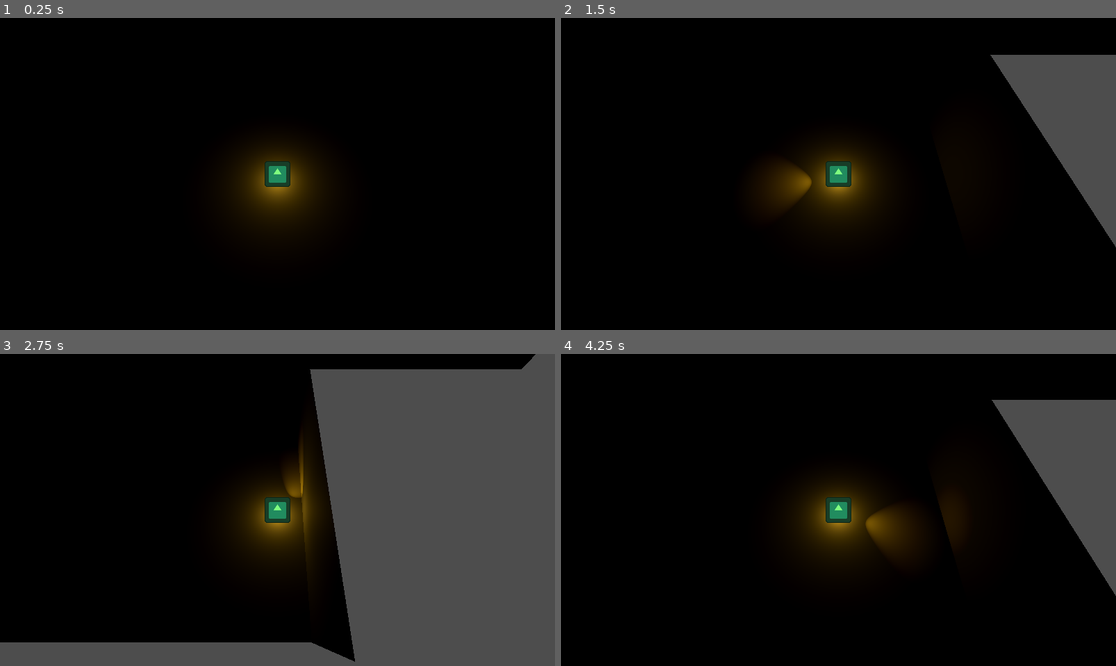
Above: before the commit, frames 1-4 (two rows, left to right).
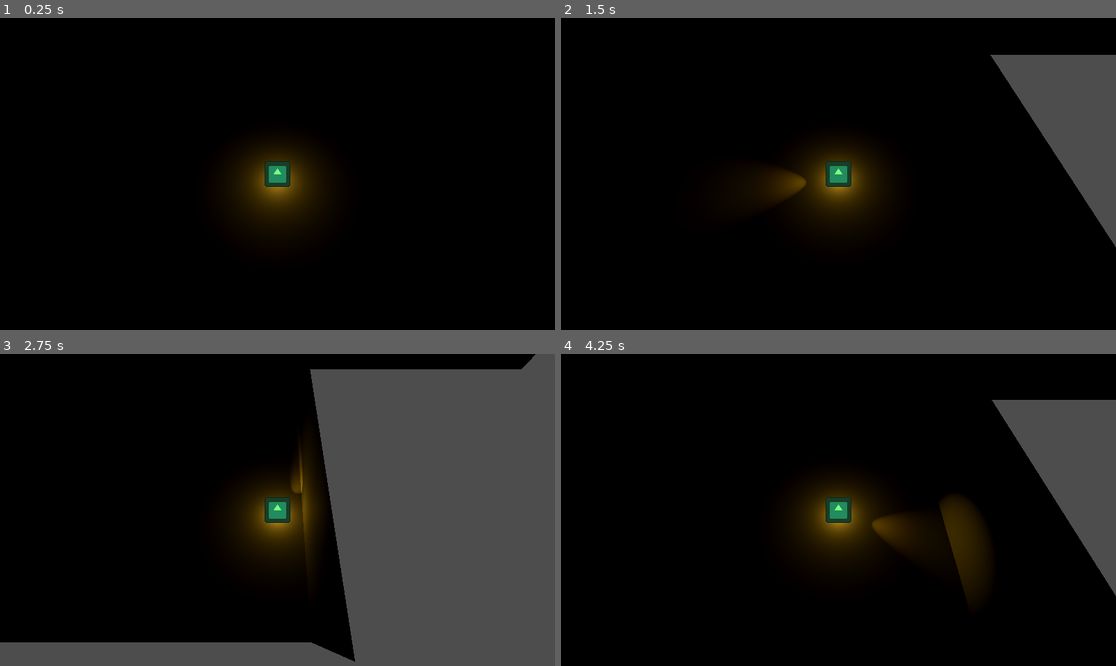
Above: after the commit, the same moments.

Repository: Rusty-Rat-Studios/dead-living-and-dying
Game: Godot game, scene res://game.tscn
Two runs of this game, one before a commit and one after it. Both use one fixed random seed, a clock stepped at 60 frames per second and the inputs below. The engine's default icon, where the game draws it, is replaced by a stand-in: a white triangle on a blue panel in a dark square.
Inputs (mouse positions are in pixels of both pictures, inside the frame that each line leads up to):
- Up to frame 1 (0.25 s): no input
- Up to frame 2 (1.5 s): tap Enter at 0.5 s; move the mouse to (960, 158) at 0.52 s; hold Right (ui_right) 0.53-1.28 s; move the mouse to (727, 189) at 1.27 s; hold Down (ui_down) from 1.28 s (still down)
- Up to frame 3 (2.75 s): move the mouse to (333, 441) at 2.02 s; release Down (ui_down) at 2.03 s; hold Right (ui_right) from 2.03 s (still down)
- Up to frame 4 (4.25 s): move the mouse to (810, 572) at 2.77 s; release Right (ui_right) at 2.78 s; hold Up (ui_up) 2.78-3.53 s; move the mouse to (1005, 556) at 3.52 s; hold Left (ui_left) from 3.53 s (still down)

The runs differ from the first frame. In frame 2, 0.2% of the frame differs, in the area x 39-46%, y 47-61%; in frame 3, 0.1%; in frame 4, 1.1%, in the area x 54-76%, y 49-78%.

Commit message:
State change updates spotlight strength

Diff:
--- a/player.tscn
+++ b/player.tscn
@@ -23,10 +23,12 @@
 
 [node name="OmniLight3D" type="OmniLight3D" parent="."]
 shadow_enabled = true
-omni_range = 8.0
+omni_range = 6.0
 omni_attenuation = 2.0
 
 [node name="LightOffset" type="Marker3D" parent="."]
 
 [node name="SpotLight3D" type="SpotLight3D" parent="LightOffset"]
 transform = Transform3D(1, 0, 0, 0, 1, 0, 0, 0, 1, 0, 0, -1)
+spot_range = 10.0
+spot_angle = 30.0
--- a/state_dying.gd
+++ b/state_dying.gd
@@ -8,8 +8,11 @@
 	parent.get_node("RotationOffset/Sprite3D").modulate = Color(1, 0.5, 0.5)
 
 	# adjust light strength
-	parent.light_omni.omni_range = 6
+	parent.light_omni.omni_range = 4
 	parent.light_omni.light_energy = 0.4
+	parent.light_spot.spot_range = 6
+	parent.light_spot.light_energy = 0.4
+
 
 
 func process_input(event: InputEvent) -> State:
--- a/state_living.gd
+++ b/state_living.gd
@@ -8,8 +8,10 @@
 	parent.get_node("RotationOffset/Sprite3D").modulate = Color(0.5, 1, 0.5)
 
 	# adjust light strength
-	parent.light_omni.omni_range = 8
+	parent.light_omni.omni_range = 6
 	parent.light_omni.light_energy = 1
+	parent.light_spot.spot_range = 10
+	parent.light_spot.light_energy = 1
 
 
 func process_input(event: InputEvent) -> State:
